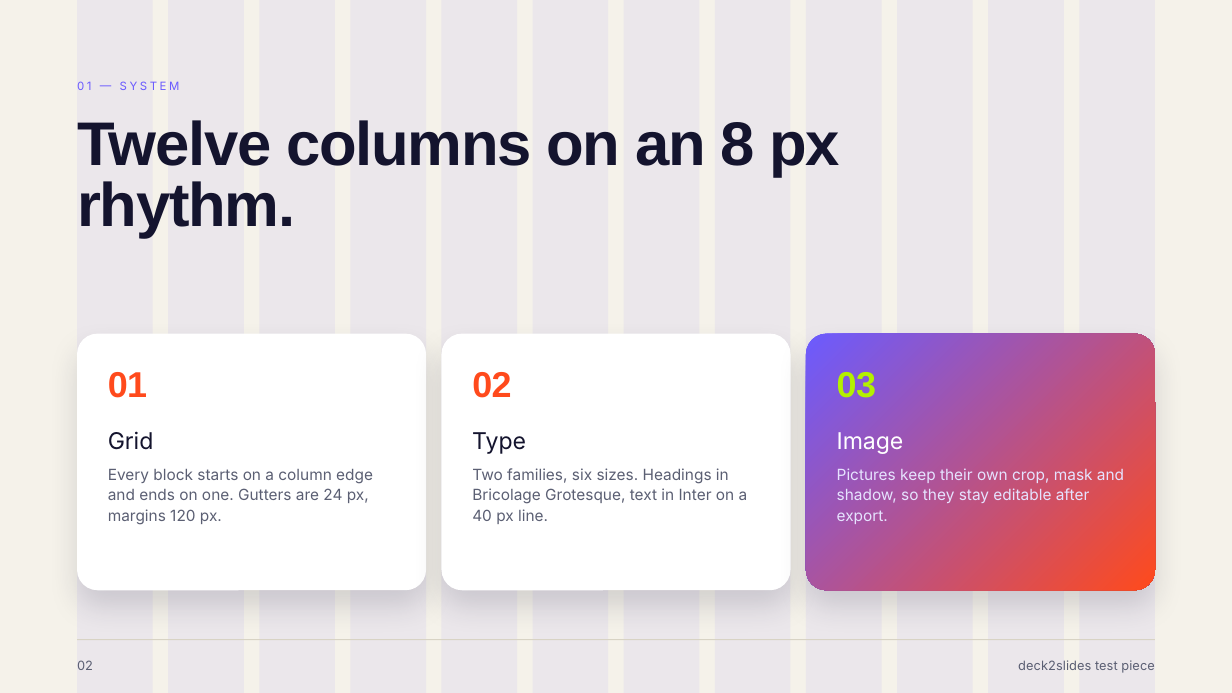
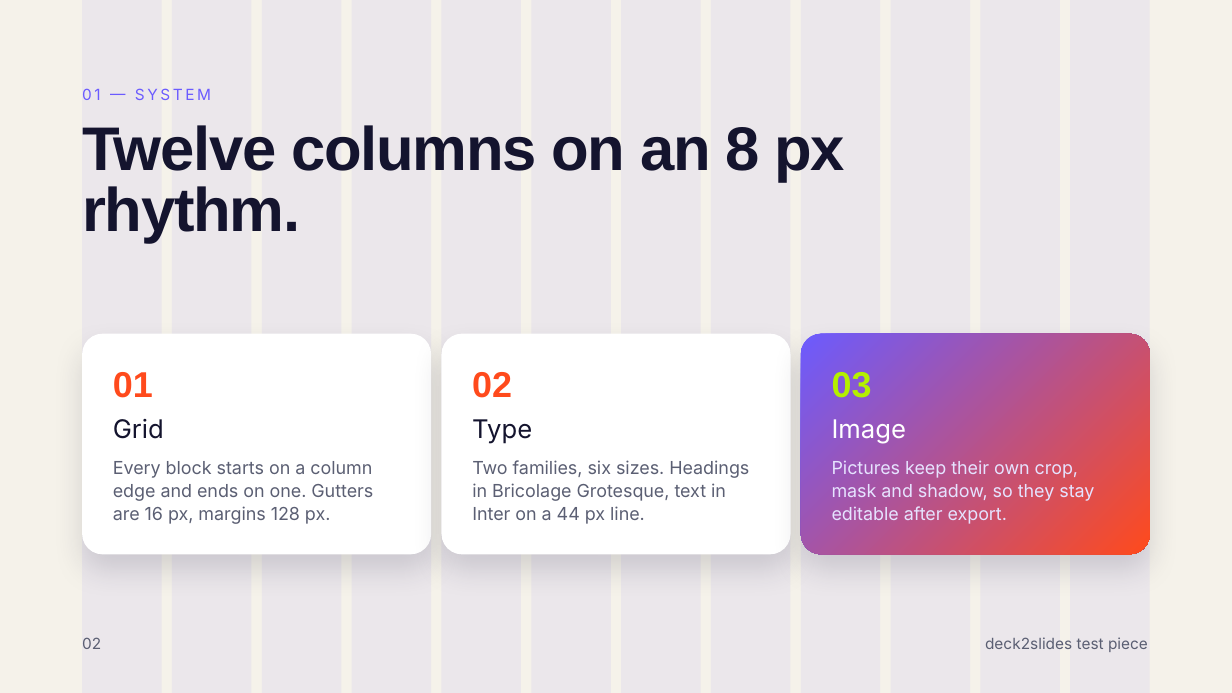
Before and after one commit to danielsamson/deck2slides, a slide deck: slide 2 of examples/five-page/five-page.pptx. Drawn at 1232x693 pixels with LibreOffice and Linux fonts; fonts in the diff are those of the drawing. Boxes give left, top, right and bottom in pixels: in the first picture for what was removed or moved away, otherwise in the second. Text is boxed around its words. In the diff, an @@ line names an element or a change of style, - is before the commit and + after.

```diff
--- a/examples/five-page/five-page.pptx
+++ b/examples/five-page/five-page.pptx
@@ rectangle: place and size @@
-rectangle at bbox=[76, 0, 152, 692]
+rectangle at bbox=[83, 0, 163, 692]
@@ rectangle: place and size @@
-rectangle at bbox=[168, 0, 243, 692]
+rectangle at bbox=[172, 0, 253, 692]
@@ rectangle: place and size @@
-rectangle at bbox=[259, 0, 334, 692]
+rectangle at bbox=[261, 0, 341, 692]
@@ rectangle: place and size @@
-rectangle at bbox=[350, 0, 425, 692]
+rectangle at bbox=[351, 0, 431, 692]
@@ rectangle: place and size @@
-rectangle at bbox=[441, 0, 516, 692]
+rectangle at bbox=[441, 0, 521, 692]
@@ rectangle: place and size @@
-rectangle at bbox=[532, 0, 607, 692]
+rectangle at bbox=[531, 0, 611, 692]
@@ rectangle: place and size @@
-rectangle at bbox=[715, 0, 790, 692]
+rectangle at bbox=[711, 0, 791, 692]
@@ rectangle: place and size @@
-rectangle at bbox=[806, 0, 881, 692]
+rectangle at bbox=[801, 0, 881, 692]
@@ rectangle: place and size @@
-rectangle at bbox=[897, 0, 972, 692]
+rectangle at bbox=[891, 0, 971, 692]
@@ rectangle: place and size @@
-rectangle at bbox=[988, 0, 1063, 692]
+rectangle at bbox=[981, 0, 1061, 692]
@@ rectangle: place and size @@
-rectangle at bbox=[1079, 0, 1154, 692]
+rectangle at bbox=[1071, 0, 1151, 692]
@@ text "01 — SYSTEM": place and size @@
-text "01 — SYSTEM" at bbox=[77, 81, 180, 90]
+text "01 — SYSTEM" at bbox=[82, 88, 211, 100]
@@ text "01 — SYSTEM" at bbox=[82, 88, 211, 100]: size 6.8 to 9 pt @@
@@ text "Twelve columns on an 8 ...": place and size @@
-text "Twelve columns on an 8 ..." at bbox=[77, 120, 840, 238]
+text "Twelve columns on an 8 ..." at bbox=[82, 125, 845, 243]
@@ proportions changed in 3 elements at bbox=[441, 334, 790, 554], bbox=[801, 334, 1149, 554], bbox=[83, 334, 431, 554] @@
@@ rounded rectangle: place and size @@
-rounded rectangle at bbox=[76, 334, 425, 590]
+rounded rectangle at bbox=[83, 334, 431, 554]
@@ rounded rectangle: place and size @@
-rounded rectangle at bbox=[441, 334, 790, 590]
+rounded rectangle at bbox=[441, 334, 790, 554]
@@ rounded rectangle: place and size @@
-rounded rectangle at bbox=[806, 334, 1154, 590]
+rounded rectangle at bbox=[801, 334, 1149, 554]
@@ text "01" at bbox=[113, 372, 153, 398]: letter spacing -0.4 to 0 pt @@
@@ text "03" at bbox=[832, 372, 872, 398]: letter spacing -0.4 to 0 pt @@
@@ text "Grid": place and size @@
-text "Grid" at bbox=[108, 431, 154, 450]
+text "Grid" at bbox=[113, 419, 164, 439]
@@ text "Type": place and size @@
-text "Type" at bbox=[472, 432, 526, 454]
+text "Type" at bbox=[472, 419, 532, 444]
@@ size 13.5 to 15 pt; line spacing 1.02 to 0.92 in 3 elements at bbox=[472, 419, 532, 444], bbox=[113, 419, 164, 439], bbox=[832, 419, 906, 444] @@
@@ text "Image": place and size @@
-text "Image" at bbox=[837, 432, 904, 454]
+text "Image" at bbox=[832, 419, 906, 444]
@@ text at bbox=[113, 461, 373, 524]: text changed; size 9 to 10.5 pt @@
-Every block starts on a column edge and ends on one. Gutters are 24 px, margins 120 px.
+Every block starts on a column
+edge and ends on one. Gutters
+are 16 px, margins 128 px.
@@ text at bbox=[472, 460, 749, 524]: text changed; size 9 to 10.5 pt @@
-Two families, six sizes. Headings in Bricolage Grotesque, text in Inter on a 40 px line.
+Two families, six sizes. Headings in Bricolage Grotesque, text in Inter on a 44 px line.
@@ text "Pictures keep their own crop, ...": place and size @@
-text "Pictures keep their own crop, ..." at bbox=[837, 468, 1124, 524]
+text "Pictures keep their own crop, ..." at bbox=[832, 460, 1094, 524]
@@ text "Pictures keep their own crop, ..." at bbox=[832, 460, 1094, 524]: size 9 to 10.5 pt; line spacing 1.11 to 1.07 @@
@@ rectangle removed at bbox=[76, 639, 1154, 641] @@
@@ text "02": place and size @@
-text "02" at bbox=[77, 660, 93, 670]
+text "02" at bbox=[82, 637, 101, 649]
@@ text "02" at bbox=[82, 637, 101, 649]: size 7.5 to 9 pt; line spacing 1.17 to 0.84 @@
@@ text "deck2slides test piece": place and size @@
-text "deck2slides test piece" at bbox=[1018, 660, 1154, 673]
+text "deck2slides test piece" at bbox=[985, 637, 1148, 652]
@@ text "deck2slides test piece" at bbox=[985, 637, 1148, 652]: size 7.5 to 9 pt; alignment right to left; line spacing 1.17 to 0.84 @@
```
Also in this commit, not shown: 4 other slides changed, 17 other files.
